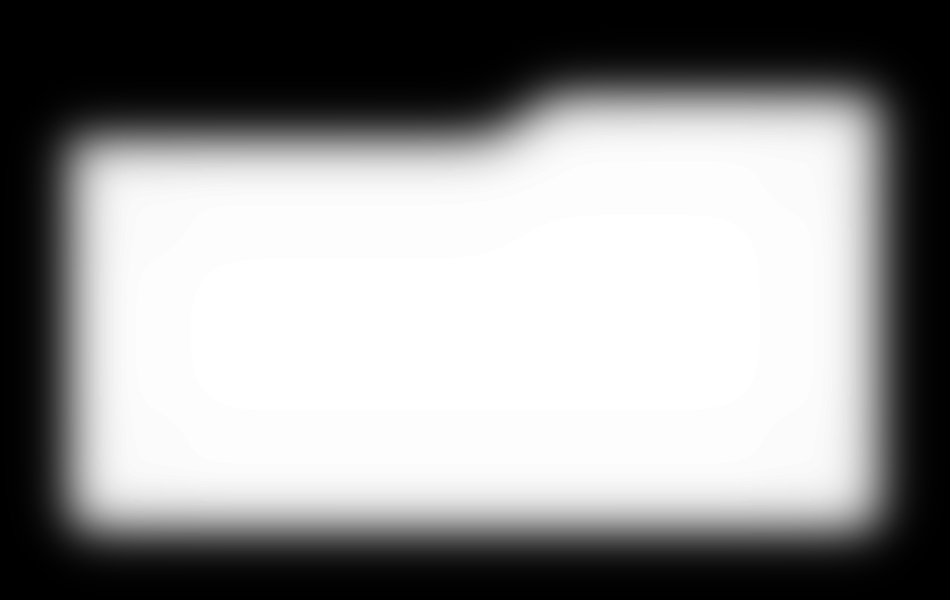
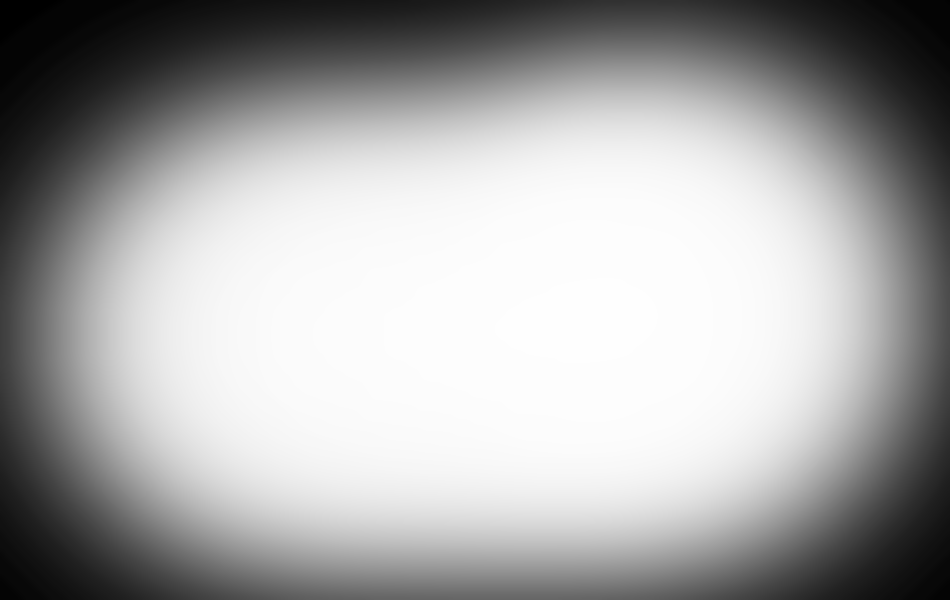
The second 950x600 image is a revision of the first. Changes to its layers:
renamed "Layer #2" to "vignette.webp", painted on it over [0, 0, 950, 600]
